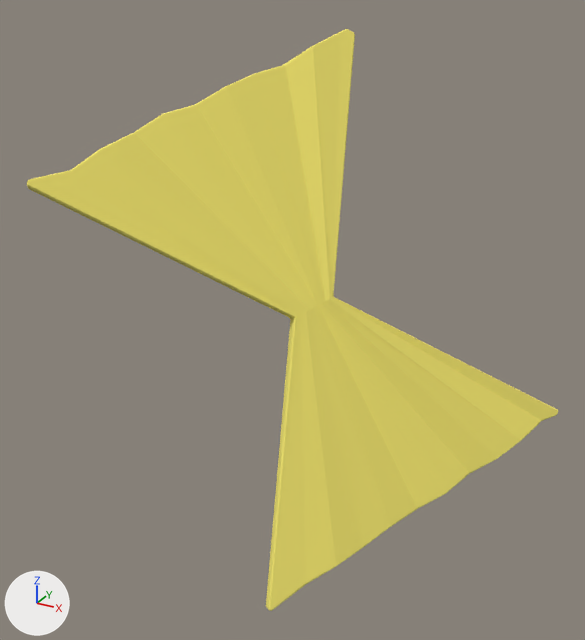
An edit to the glTF model assets/Plane.001.gltf, drawn before and after from the same camera.
Camera for both pictures: a 50 mm lens placed at (2.47, -4.87, 2.28), pointed at (-0.13, -0.13, -0.09). The axes (+X, +Y, +Z) are drawn at lower left. The lights are the same throughout. Where no turn or scale is listed for an object, it has been applied to the vertices.
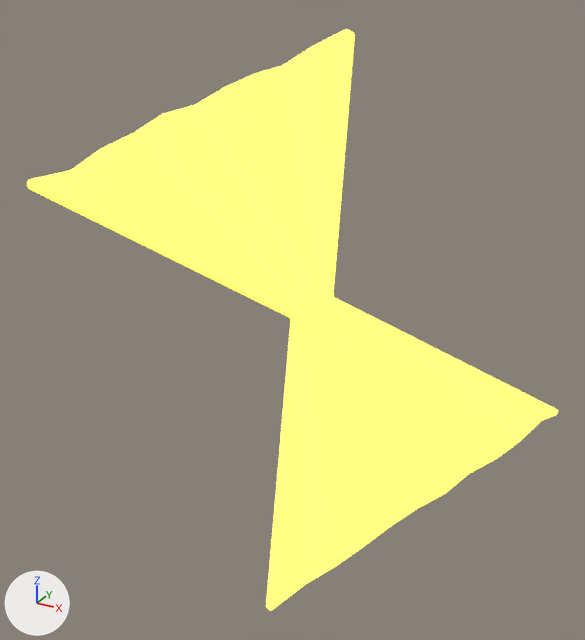
Diff of the bpy script that builds the scene:
```diff
--- a/assets/Plane.001.gltf.py
+++ b/assets/Plane.001.gltf.py
@@ mat_pasta_material_new @@
 n0 = _N.new('ShaderNodeBsdfPrincipled'); n0.name = 'Principled BSDF'
 n0.inputs[2].default_value = 1.0  # 'Roughness'
+n0.inputs[27].default_value = (1.0, 0.943, 0.102, 1.0)  # 'Emission Color', yellow #fff95a
+n0.inputs[28].default_value = 1.2  # 'Emission Strength'
 n1 = _N.new('ShaderNodeOutputMaterial'); n1.name = 'Material Output'
```

Location of each change, [x1, y1, x2, y2] in pixels of the pictures (585 x 640 px):
'Plane.001', recoloured, surface changed
    both: [27, 29, 558, 611]
